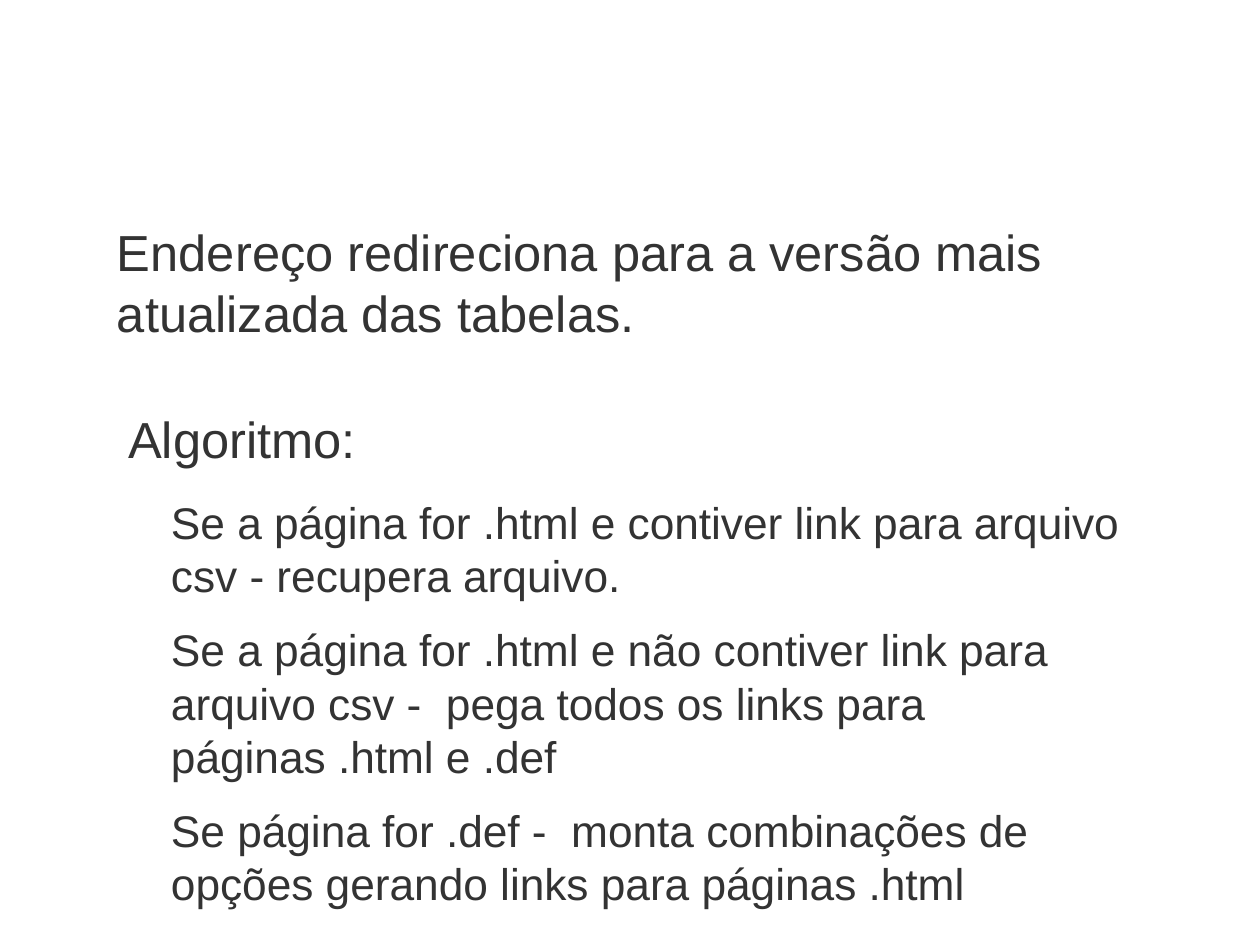
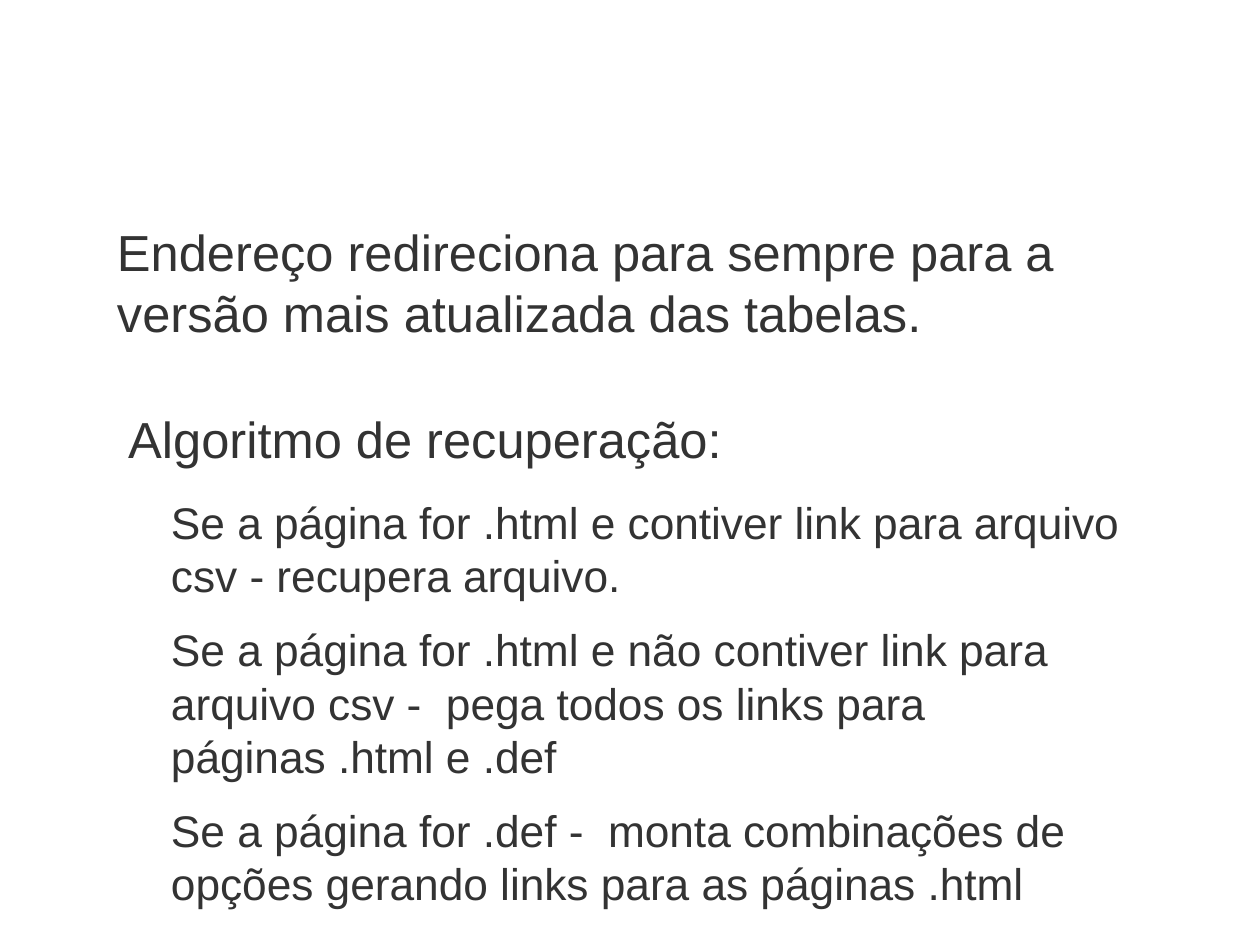
Before and after one commit to bireme/TabNetCells, a slide deck: slide 2 of apresentação.odp. Drawn at 1260x945 pixels with LibreOffice and Linux fonts; fonts in the diff are those of the drawing; background and template pictures are left out. Boxes give left, top, right and bottom in pixels: in the first picture for what was removed or moved away, otherwise in the second. Text is boxed around its words. In the diff, an @@ line names an element or a change of style, - is before the commit and + after.

```diff
--- a/apresentação.odp
+++ b/apresentação.odp
@@ text at (x1=117, y1=234, x2=1053, y2=469): text changed @@
-Endereço redireciona para a versão mais atualizada das tabelas.
-Algoritmo:
+Endereço redireciona para sempre para a versão mais atualizada das tabelas.
+Algoritmo de recuperação:
@@ text at (x1=171, y1=814, x2=1065, y2=908): text changed @@
-  Se página for .def - monta combinações de opções gerando links para páginas .html
+  Se a página for .def - monta combinações de opções gerando links para as páginas .html
```
Also in this commit, not shown: 3 other slides changed, 1 slide added, 2 slides removed, 10 other files.
